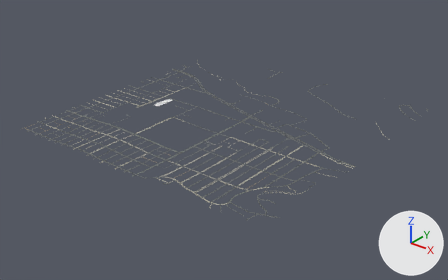
Renders of the glTF model apps/web-preview/public/scene/paving-corridors-l2/surfaces.glb from each side of a commit.
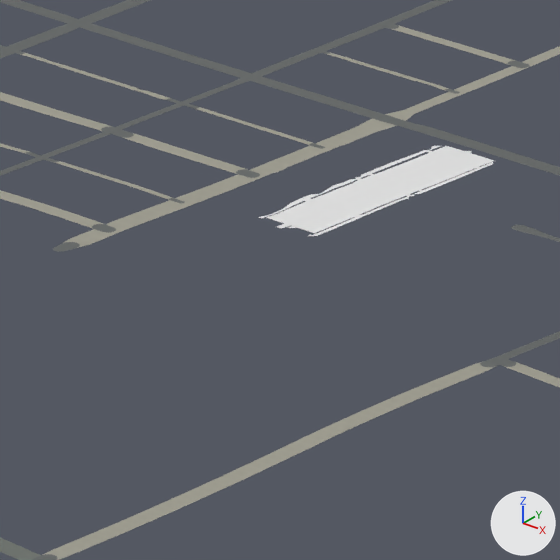
Each version is shown whole from a camera (50 mm lens) standing at (2390.0, -3063.0, 1717.0) and looking at (11.0, -89.0, -127.0), then close up on the part from 29% to 40% of the width and 31% to 48% of the height. Arrows for +X, +Y and +Z are at lower right; the lights stay in place. The older version's two pictures come first. Where no turn or scale is listed for an object, it has been applied to the vertices. Vertices at exactly the same position are counted once.

The first close-up shows 'corridors-road', 'quad-landscape-lawn', 'quad-landscape-paving'.
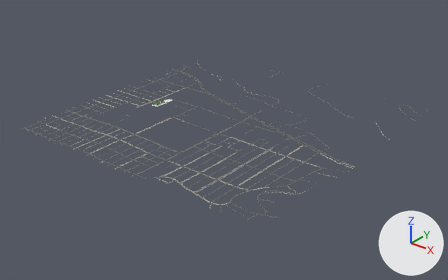
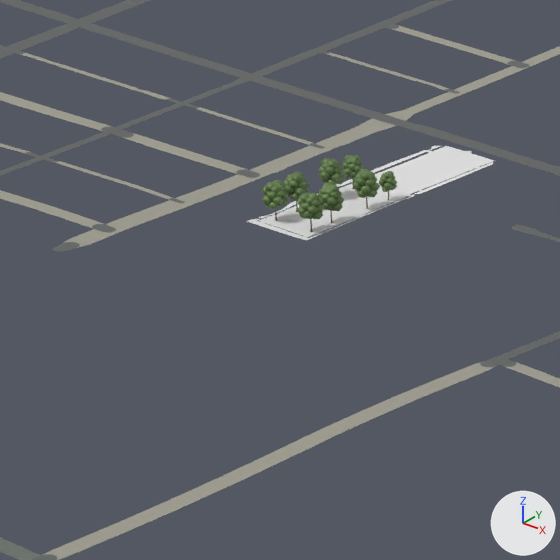
Pixel boxes (x1, y1, x2, y2) of what changed, in the close-ups (560 x 560 px; the box of a moved part takes in the faces that stretch with it):
```json
{"object": "quad-landscape-lawn", "change": "reshaped", "before": [258, 146, 493, 236], "after": [258, 146, 493, 238]}
{"object": "bailey-oak-crowns", "change": "added", "after": [262, 155, 397, 219], "on screen": "green"}
{"object": "quad-landscape-paving", "change": "reshaped", "before": [276, 146, 494, 229], "after": [246, 146, 494, 240], "on screen": "14% wider, 13% taller"}
{"part": 1, "of": "me_quad_landscape_paving", "change": "moved or reshaped", "before": [276, 177, 412, 229], "after": [246, 185, 414, 240]}
{"part": 2, "of": "me_quad_landscape_lawn", "change": "moved or reshaped", "before": [266, 181, 409, 236], "after": [259, 183, 417, 238]}
```

Edits to the scene script, one JSON object a line:
```json
{"block": "me_quad_landscape_paving", "where": "# used by ob_quad_landscape_paving; location = (0.0, 0.0, 0.0)"}
{"op": "remove", "block": "me_quad_landscape_paving", "code": "me_quad_landscape_paving.from_pydata(...)  # 1069 vertices, 1173 faces; spans x -575.0..-525.0, y -175.0..-6.0, z 1.0..5.0"}
{"op": "add", "block": "me_quad_landscape_paving", "code": "me_quad_landscape_paving.from_pydata(...)  # 1280 vertices, 1446 faces; spans x -575.0..-525.0, y -180.0..-6.0, z 1.0..5.0"}
{"block": "me_quad_landscape_paving", "change": "me_quad_landscape_paving part 1: 46 vertices moved from x -570.0..-530.0, y -171.0..-83.0, z 3.0..5.0 to x -569.0..-527.0, y -178.0..-84.0, z 3.0..5.0; 398 vertices removed from x -570.0..-527.0, y -171.0..-85.0, z 3.0..5.0; 609 vertices added at x -575.0..-525.0, y -180.0..-84.0, z 3.0..5.0"}
{"block": "me_quad_landscape_lawn", "where": "# used by ob_quad_landscape_lawn; location = (0.0, 0.0, 0.0)"}
{"op": "remove", "block": "me_quad_landscape_lawn", "code": "me_quad_landscape_lawn.from_pydata(...)  # 1532 vertices, 1661 faces; spans x -575.0..-525.0, y -175.0..-11.0, z 2.0..5.0"}
{"op": "add", "block": "me_quad_landscape_lawn", "code": "me_quad_landscape_lawn.from_pydata(...)  # 1835 vertices, 1951 faces; spans x -575.0..-525.0, y -175.0..-11.0, z 2.0..5.0"}
{"block": "me_quad_landscape_lawn", "change": "me_quad_landscape_lawn part 2: 120 vertices moved from x -567.0..-527.0, y -175.0..-87.0, z 3.0..5.0 to x -568.0..-525.0, y -175.0..-87.0, z 3.0..5.0; 401 vertices removed from x -570.0..-529.0, y -168.0..-70.0, z 3.0..5.0; 660 vertices added at x -570.0..-529.0, y -175.0..-77.0, z 3.0..5.0"}
{"block": "me_quad_landscape_lawn", "change": "other edits to the shape of me_quad_landscape_lawn do not show in these pictures"}
{"op": "add", "block": "me_bailey_oak_crowns", "code": ["me_bailey_oak_crowns = bpy.data.meshes.new('bailey-oak-crowns')", "me_bailey_oak_crowns.from_pydata(...)  # 7056 vertices, 13440 faces; spans x -569.9..-524.8, y -175.7..-93.5, z 10.0..30.2", "me_bailey_oak_crowns.materials.append(mat_defaultmaterial_001)"]}
{"op": "add", "block": "me_bailey_oak_wood", "code": ["me_bailey_oak_wood = bpy.data.meshes.new('bailey-oak-wood')", "me_bailey_oak_wood.from_pydata(...)  # 2752 vertices, 5200 faces; spans x -566.8..-528.0, y -172.4..-96.6, z 3.7..27.4", "me_bailey_oak_wood.materials.append(mat_defaultmaterial)"]}
{"op": "add", "block": "ob_bailey_oak_crowns", "code": ["ob_bailey_oak_crowns = bpy.data.objects.new('bailey-oak-crowns', me_bailey_oak_crowns)", "ob_bailey_oak_crowns.location = (0.0, 0.0, 0.0)"]}
{"op": "add", "block": "ob_bailey_oak_wood", "code": ["ob_bailey_oak_wood = bpy.data.objects.new('bailey-oak-wood', me_bailey_oak_wood)", "ob_bailey_oak_wood.location = (0.0, 0.0, 0.0)"]}
```
